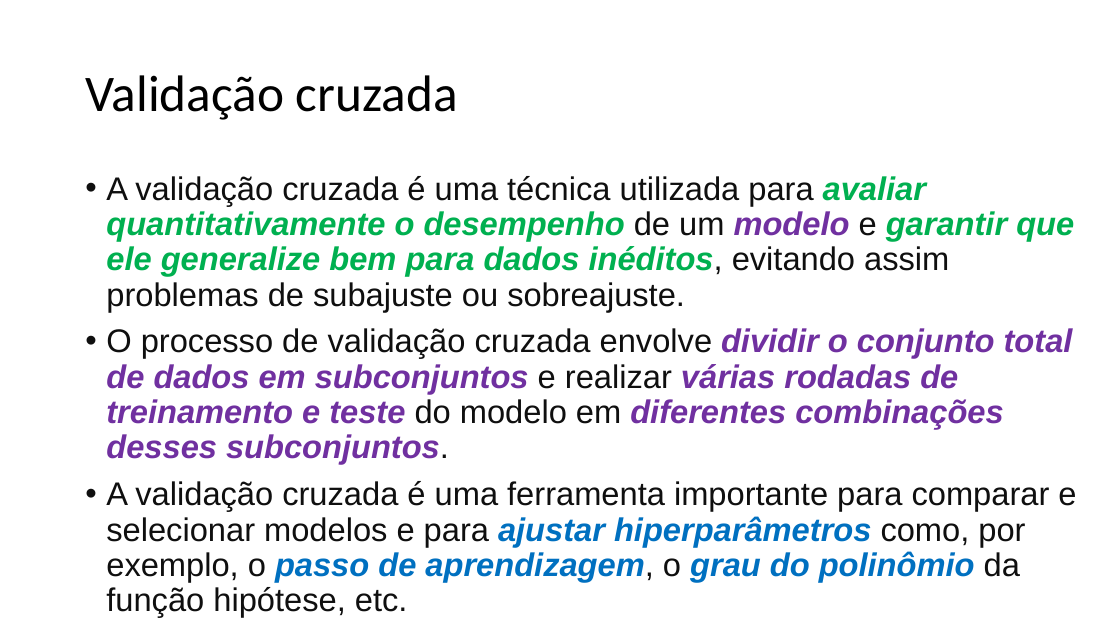
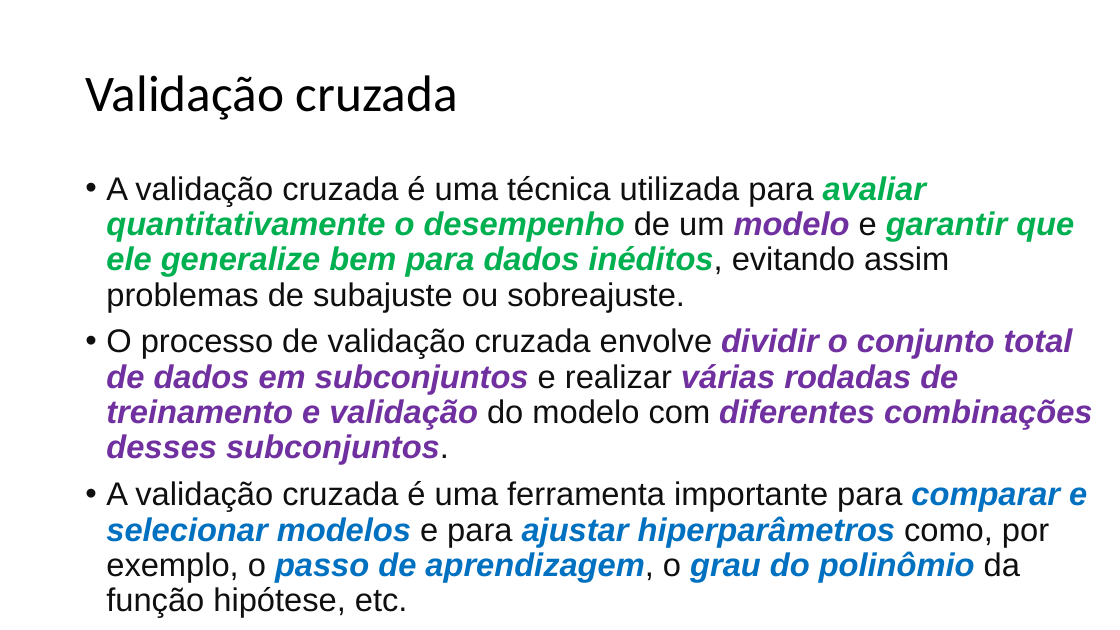
Before and after one commit to zz4fap/t319_aprendizado_de_maquina, a slide deck: slide 3 of slides/T319_Regressão_Linear (Parte V).pptx. Drawn at 1120x630 pixels with LibreOffice and Linux fonts; fonts in the diff are those of the drawing. Boxes give left, top, right and bottom in pixels: in the first picture for what was removed or moved away, otherwise in the second. Text is boxed around its words. In the diff, an @@ line names an element or a change of style, - is before the commit and + after.

```diff
--- a/slides/T319_Regressão_Linear (Parte V).pptx
+++ b/slides/T319_Regressão_Linear (Parte V).pptx
@@ text at [106,328,1092,464]: text changed @@
-• O processo de validação cruzada envolve dividir o conjunto total de dados em subconjuntos e realizar várias rodadas de treinamento e teste do modelo em diferentes combinações desses subconjuntos.
+• O processo de validação cruzada envolve dividir o conjunto total de dados em subconjuntos e realizar várias rodadas de treinamento e validação do modelo com diferentes combinações desses subconjuntos.
@@ text at [106,481,1087,617]: text colour #0F0F0F to #0070C0, bold on, italic on in "comparar e selecionar modelos" @@
```
Also in this commit, not shown: 10 other slides changed, 1 other file.
